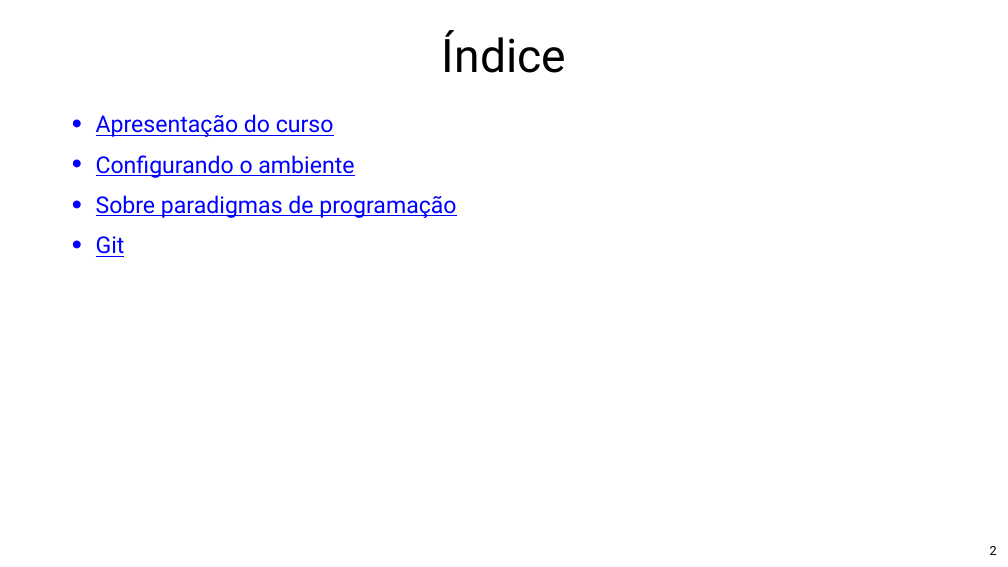
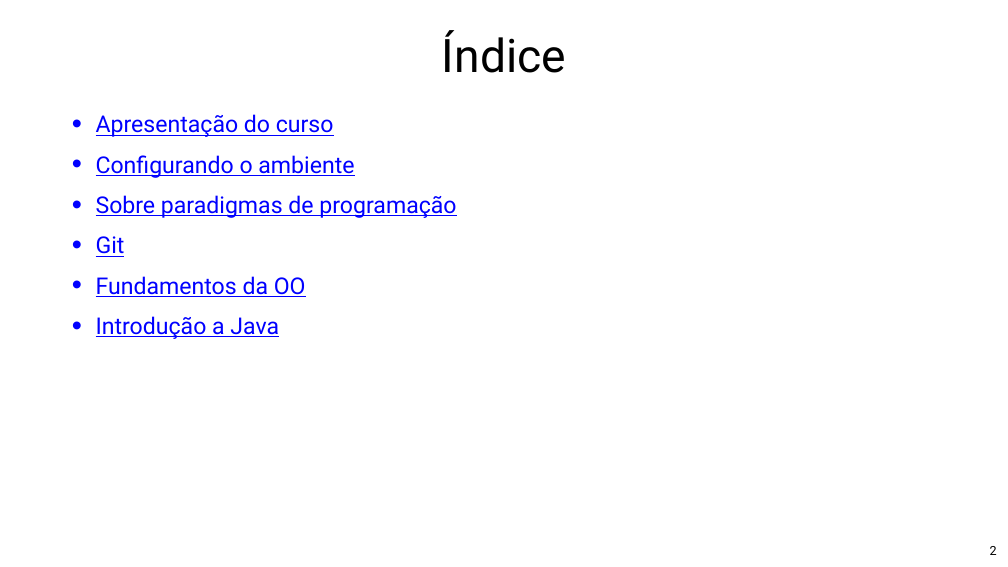
Before and after one commit to Pedrorocha13/2021.1-progoo, a slide deck: slide 2 of materiais/slides.pptx. Drawn at 1008x567 pixels with LibreOffice and Linux fonts; fonts in the diff are those of the drawing; background and template pictures are left out. Boxes give left, top, right and bottom in pixels: in the first picture for what was removed or moved away, otherwise in the second. Text is boxed around its words. In the diff, an @@ line names an element or a change of style, - is before the commit and + after.

Commit message:
Incluída aula sobre fundamentos

```diff
--- a/materiais/slides.pptx
+++ b/materiais/slides.pptx
@@ text at (x1=96, y1=276, x2=306, y2=339): paragraphs added @@
+• Fundamentos da OO
+• Introdução a Java
```
Also in this commit, not shown: 16 slides added.
